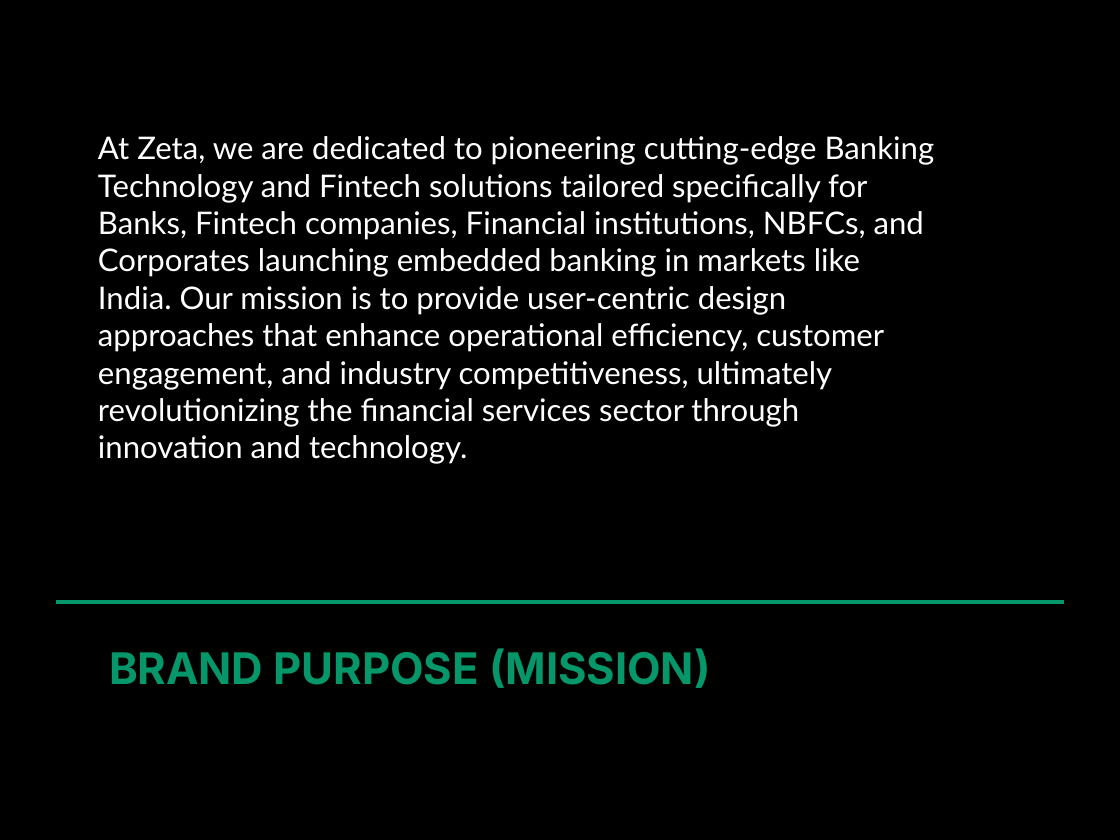
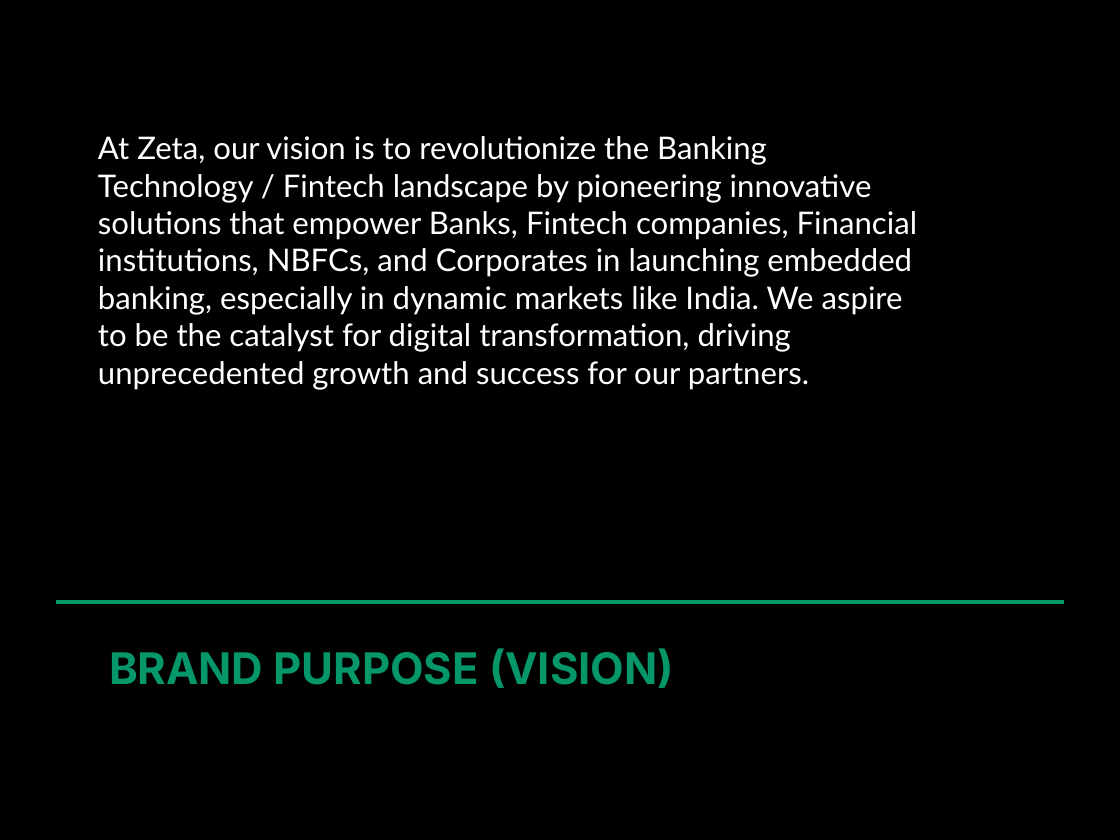
Before and after one commit to md-anas-sabah/brand_book_generator_crewai, a slide deck: slide 4 of output/zeta/zeta_enhanced_brand_book.pptx (slide 5 before the commit). Drawn at 1120x840 pixels with LibreOffice and Linux fonts; fonts in the diff are those of the drawing. Boxes give left, top, right and bottom in pixels: in the first picture for what was removed or moved away, otherwise in the second. Text is boxed around its words. In the diff, an @@ line names an element or a change of style, - is before the commit and + after.

```diff
--- a/output/zeta/zeta_enhanced_brand_book.pptx
+++ b/output/zeta/zeta_enhanced_brand_book.pptx
@@ text at [98, 136, 917, 389]: text changed @@
-At Zeta, we are dedicated to pioneering cutting-edge Banking Technology and Fintech solutions tailored specifically for Banks, Fintech companies, Financial institutions, NBFCs, and Corporates launching embedded banking in markets like India. Our mission is to provide user-centric design approaches that enhance operational efficiency, customer engagement, and industry competitiveness, ultimately revolutionizing the financial services sector through innovation and technology.
+At Zeta, our vision is to revolutionize the Banking Technology / Fintech landscape by pioneering innovative solutions that empower Banks, Fintech companies, Financial institutions, NBFCs, and Corporates in launching embedded banking, especially in dynamic markets like India. We aspire to be the catalyst for digital transformation, driving unprecedented growth and success for our partners.
@@ text at [109, 648, 674, 688]: text changed @@
-BRAND PURPOSE (MISSION)
+BRAND PURPOSE (VISION)
```
Also in this commit, not shown: 9 other slides changed, 1 slide added, 40 other files.
